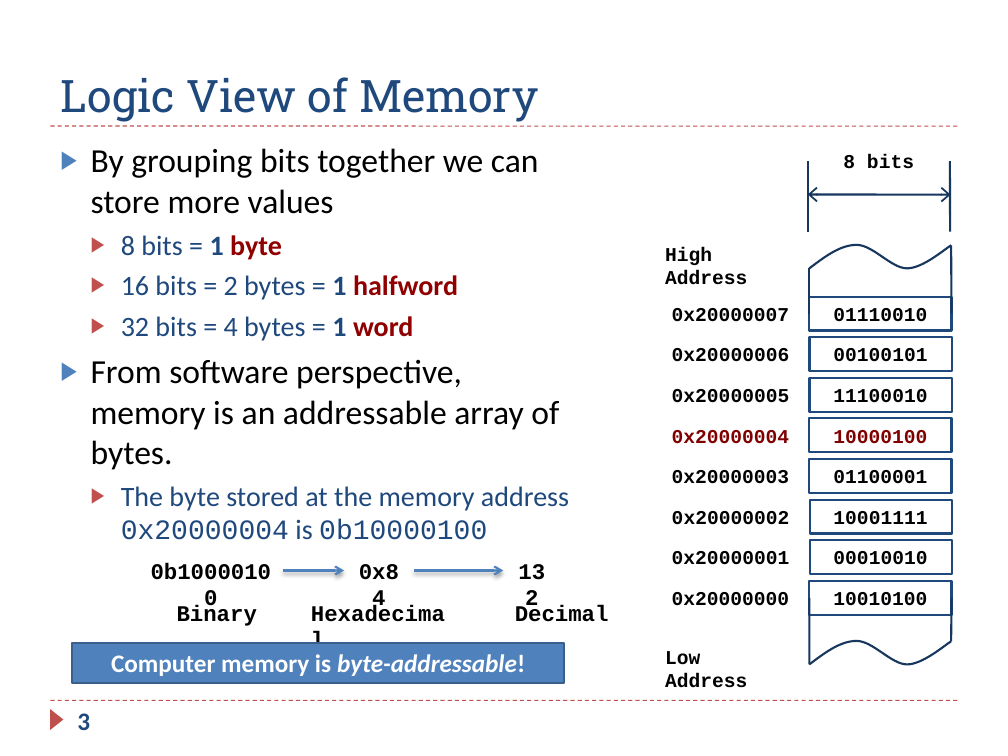
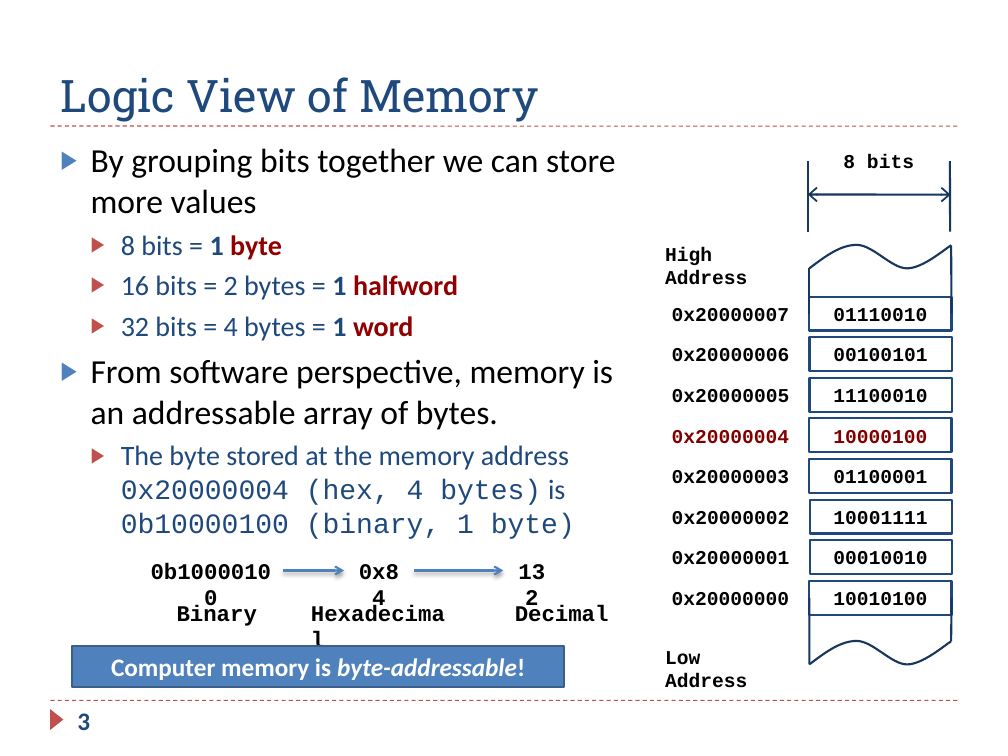
Before and after one commit to guhofstra/CSC111Fa26, a slide deck: slide 3 of PPTs/Ch5_ARM_Load_Store.pptx. Drawn at 1008x756 pixels with LibreOffice and Linux fonts; fonts in the diff are those of the drawing. Boxes give left, top, right and bottom in pixels: in the first picture for what was removed or moved away, otherwise in the second. Text is boxed around its words. In the diff, an @@ line names an element or a change of style, - is before the commit and + after.

```diff
--- a/PPTs/Ch5_ARM_Load_Store.pptx
+++ b/PPTs/Ch5_ARM_Load_Store.pptx
@@ text at (121,445,575,539): text changed; font Calibri to Courier New @@
-  ▶ The byte stored at the memory address 0x20000004 is 0b10000100
+  ▶ The byte stored at the memory address 0x20000004 (hex, 4 bytes) is 0b10000100 (binary, 1 byte)
```
Also in this commit, not shown: 8 other slides changed, 4 other files.
